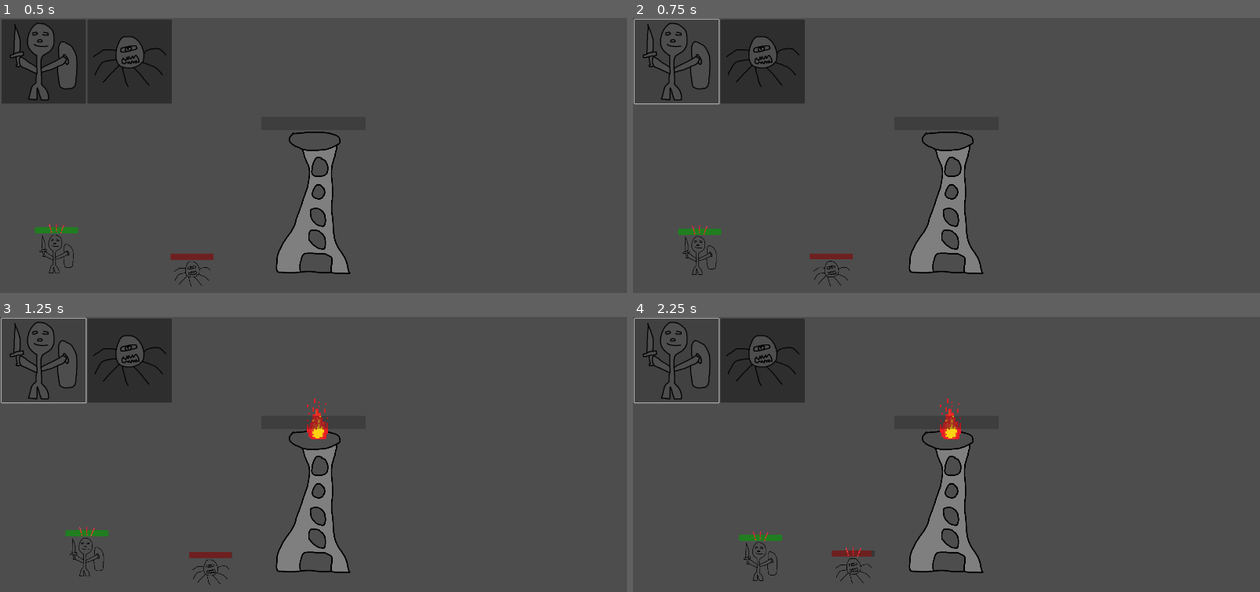
Above: before the commit, frames 1-4 (two rows, left to right).
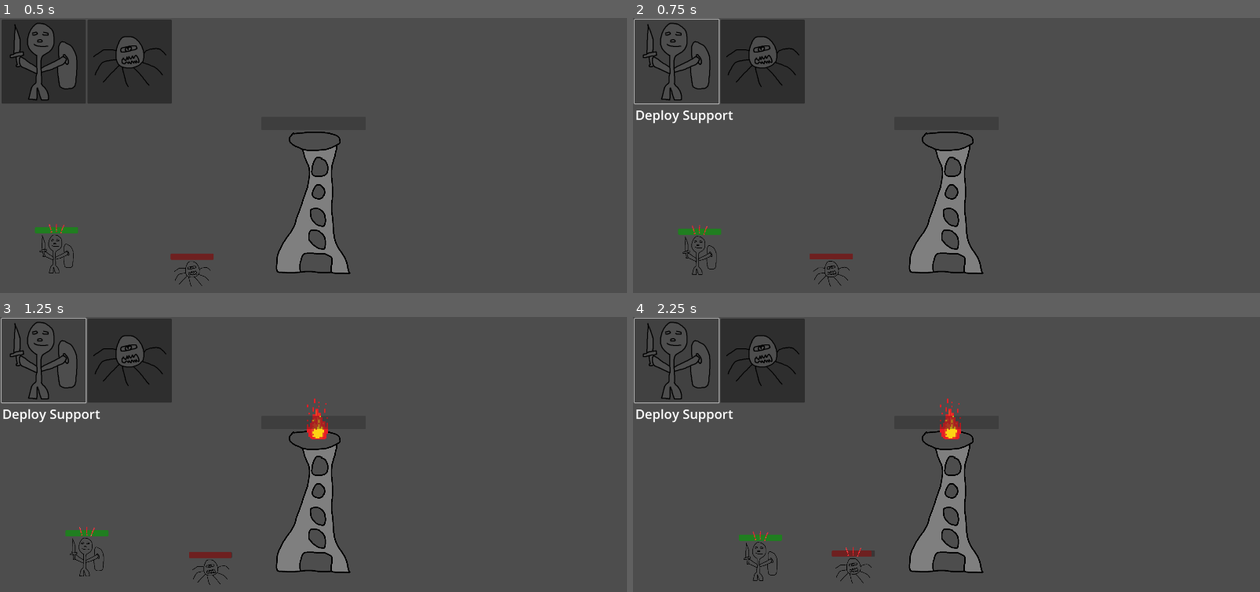
Above: after the commit, the same moments.

Repository: rcanpahali/tower-defense-prototype
Game: Godot game, scene res://scenes/game.tscn
Two runs of this game, one before a commit and one after it. Both use one fixed random seed, a clock stepped at 60 frames per second and the inputs below.
Inputs (mouse positions are in pixels of both pictures, inside the frame that each line leads up to):
- Up to frame 1 (0.5 s): no input
- Up to frame 2 (0.75 s): click (676, 62) at 0.5 s
- Up to frame 3 (1.25 s): no input
- Up to frame 4 (2.25 s): click (764, 361) at 1.25 s; click (676, 361) at 2 s

Frame 1 is identical in both runs. In frame 2, 0.3% of the frame differs, in the area x 0-17%, y 33-39%; in frame 3, 0.3%; in frame 4, 0.3%.
Error before the commit: Parse Error: Preload file "res://enemy.tscn" does not exist. (res://scripts/deployment.gd:3)

Commit message:
lint

Diff:
--- a/scripts/deployment.gd
+++ b/scripts/deployment.gd
@@ -1,7 +1,7 @@
 extends Node2D
 
-const ENEMY = preload("res://enemy.tscn")
-const SUPPORT = preload("res://support.tscn")
+const ENEMY = preload("res://scenes/enemy.tscn")
+const SUPPORT = preload("res://scenes/support.tscn")
 
 @onready var WORLD = get_tree().get_first_node_in_group("world")
 
@@ -11,7 +11,7 @@
 
 @export_enum("enemy", "support") var deployment_type = ""
 
-func _process(delta: float) -> void:
+func _process(_delta: float) -> void:
 	if deployment_type == "support":
 		label.text = "Deploy Support"
 	elif deployment_type == "enemy":
--- a/scripts/health_bar.gd
+++ b/scripts/health_bar.gd
@@ -13,6 +13,6 @@
 	progress_bar.value =  parent_character.HEALTH
 	progress_bar.max_value =  parent_character.HEALTH
 
-func _process(delta: float) -> void:
+func _process(_delta: float) -> void:
 	attack_indicator.visible = !parent_character.damage_timer.is_stopped()
 	progress_bar.value =  parent_character.HEALTH
--- a/scripts/support.gd
+++ b/scripts/support.gd
@@ -15,7 +15,7 @@
 		if damage_timer.is_stopped():
 			damage_timer.start()
 
-func move_to_enemy(delta: float):
+func move_to_enemy(_delta: float):
 	var direction = self.global_position.direction_to(moving_enemies[0].global_position)
 	velocity = direction * SPEED
 	move_and_slide()
